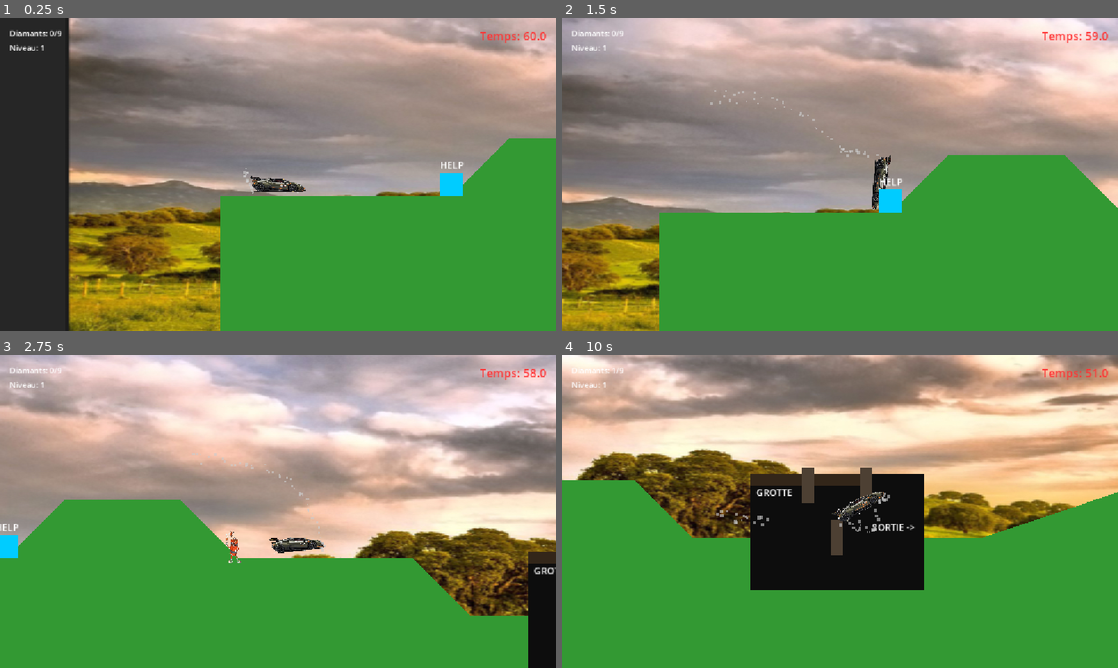
Above: before the commit, frames 1-4 (two rows, left to right).
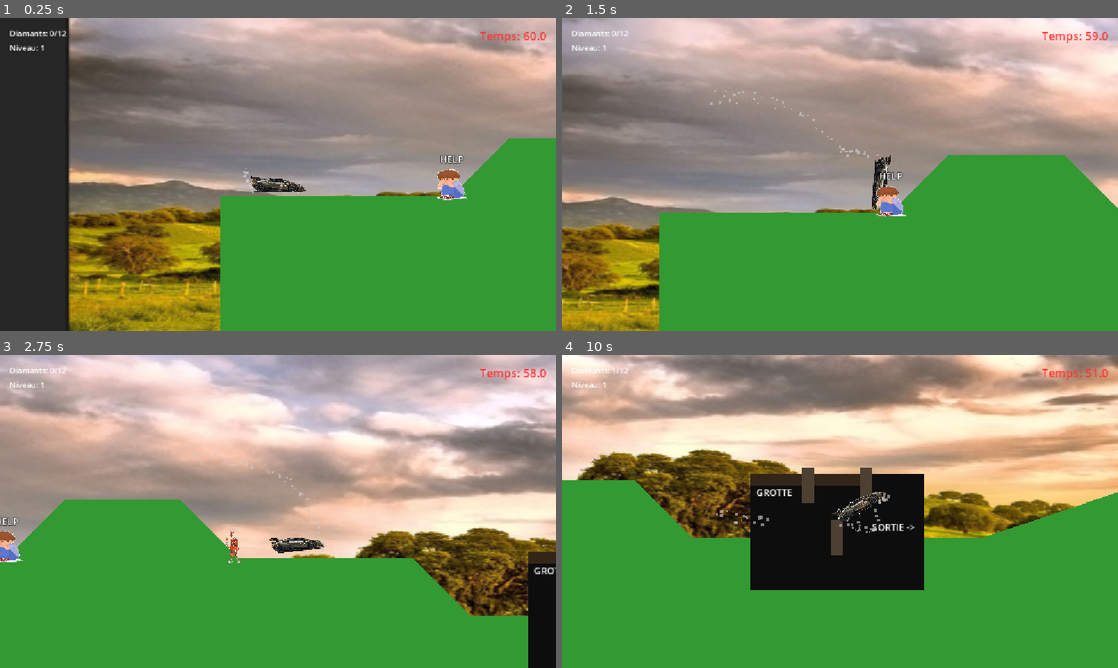
Above: after the commit, the same moments.

Repository: bergalli/louis
Game: Godot game, scene res://scenes/levels/Level4.tscn
The game is run twice, just before and just after one commit, with the same random seed, the same clock (stepped at 60 frames per second) and the same inputs. This scene is started directly instead of the project's main scene.
Inputs:
- Up to frame 1 (0.25 s): no input
- Up to frame 2 (1.5 s): tap Enter (ui_accept) at 0.5, 0.77 s; hold Right (ui_right) from 0.53 s (still down)
- Up to frame 3 (2.75 s): tap Enter (ui_accept) at 1.52 s; release Right (ui_right) at 2.03 s; hold Left (ui_left) from 2.03 s (still down)
- Up to frame 4 (10 s): release Left (ui_left) at 2.78 s; hold Right (ui_right) 2.78-4.28 s; tap Enter (ui_accept) at 3.02, 3.77, 4.52, 6.02, 6.77, 7.52, 9.02, 9.77 s; hold Left (ui_left) 4.28-5.03 s; hold Right (ui_right) 5.03-5.78 s; hold Left (ui_left) 5.78-7.28 s; hold Right (ui_right) 7.28-9.53 s; hold Left (ui_left) from 9.53 s (still down)

The runs differ from the first frame. In frame 1, 0.6% of the frame differs, in the area x 10-84%, y 3-59%; in frame 2, 0.5%; in frame 3, 0.4%; in frame 4, less than 0.1%.

Commit message:
nouveaux niveaux et textures

Diff:
--- /dev/null
+++ b/scenes/ThiefScene.tscn
@@ -0,0 +1,71 @@
+[gd_scene load_steps=5 format=3]
+
+[ext_resource type="Script" path="res://scripts/ThiefScene.gd" id="1_thief"]
+[ext_resource type="Texture2D" path="res://assets/textures/player/Lamborghini-Huracan-Trofeo-EVO2-4.png" id="2_lambo"]
+[ext_resource type="Texture2D" path="res://assets/textures/collectibles/diamants.png" id="3"]
+[ext_resource type="Texture2D" path="res://assets/textures/enemies/martiens.png" id="4"]
+
+[node name="ThiefScene" type="Node2D"]
+script = ExtResource("1_thief")
+
+[node name="Background" type="ColorRect" parent="."]
+offset_right = 1152.0
+offset_bottom = 648.0
+color = Color(0.1, 0.15, 0.1, 1)
+
+[node name="Lamborghini" type="Sprite2D" parent="."]
+position = Vector2(200, 450)
+scale = Vector2(0.1, 0.1)
+texture = ExtResource("2_lambo")
+
+[node name="OtherThief" type="Sprite2D" parent="."]
+position = Vector2(900, 450)
+scale = Vector2(0.8, 0.8)
+texture = ExtResource("4")
+
+[node name="Diamonds" type="Node2D" parent="."]
+
+[node name="D1" type="Sprite2D" parent="Diamonds"]
+scale = Vector2(0.3, 0.3)
+texture = ExtResource("3")
+
+[node name="D2" type="Sprite2D" parent="Diamonds"]
+scale = Vector2(0.3, 0.3)
+texture = ExtResource("3")
+
+[node name="D3" type="Sprite2D" parent="Diamonds"]
+scale = Vector2(0.3, 0.3)
+texture = ExtResource("3")
+
+[node name="D4" type="Sprite2D" parent="Diamonds"]
+scale = Vector2(0.3, 0.3)
+texture = ExtResource("3")
+
+[node name="D5" type="Sprite2D" parent="Diamonds"]
+scale = Vector2(0.3, 0.3)
+texture = ExtResource("3")
+
+[node name="D6" type="Sprite2D" parent="Diamonds"]
+scale = Vector2(0.3, 0.3)
+texture = ExtResource("3")
+
+[node name="D7" type="Sprite2D" parent="Diamonds"]
+scale = Vector2(0.3, 0.3)
+texture = ExtResource("3")
+
+[node name="D8" type="Sprite2D" parent="Diamonds"]
+scale = Vector2(0.3, 0.3)
+texture = ExtResource("3")
+
+[node name="D9" type="Sprite2D" parent="Diamonds"]
+scale = Vector2(0.3, 0.3)
+texture = ExtResource("3")
+
+[node name="Label" type="Label" parent="."]
+offset_left = 100.0
+offset_top = 100.0
+offset_right = 1052.0
+offset_bottom = 200.0
+theme_override_font_sizes/font_size = 32
+text = "Mais attendez..."
+horizontal_alignment = 1
--- /dev/null
+++ b/scenes/levels/Level10.tscn
@@ -0,0 +1,68 @@
+[gd_scene load_steps=11 format=3]
+
+[ext_resource type="PackedScene" path="res://scenes/Player.tscn" id="1_player"]
+[ext_resource type="PackedScene" path="res://scenes/HUD.tscn" id="2_hud"]
+[ext_resource type="PackedScene" path="res://scenes/props/Diamond.tscn" id="3_diamond"]
+[ext_resource type="Script" path="res://scripts/LevelFinish.gd" id="4_finish"]
+[ext_resource type="PackedScene" path="res://scenes/props/Grotte.tscn" id="5_grotte"]
+[ext_resource type="PackedScene" path="res://scenes/props/Stalactite.tscn" id="6_stalactite"]
+[ext_resource type="PackedScene" path="res://scenes/props/Stalagmiite.tscn" id="7_stalagmiite"]
+[ext_resource type="Texture2D" path="res://assets/textures/worlds/world4/saturn_background.jpg" id="8_background"]
+[ext_resource type="PackedScene" path="res://scenes/props/Martian.tscn" id="9_martian"]
+[ext_resource type="PackedScene" path="res://scenes/props/Tremplin.tscn" id="10_tremplin"]
+[ext_resource type="PackedScene" path="res://scenes/props/Saboteur.tscn" id="11_saboteur"]
+
+[sub_resource type="RectangleShape2D" id="RectangleShape2D_finish"]
+size = Vector2(100, 100)
+
+[node name="Level10" type="Node2D"]
+
+[node name="Background" type="Sprite2D" parent="."]
+position = Vector2(1250, 550)
+scale = Vector2(2.2, 1.3)
+texture = ExtResource("8_background")
+
+[node name="Terrain" type="StaticBody2D" parent="."]
+
+[node name="Floor" type="CollisionPolygon2D" parent="Terrain"]
+polygon = PackedVector2Array(0, 500, 200, 500, 300, 400, 500, 400, 600, 500, 800, 500, 900, 400, 1100, 400, 1200, 500, 1400, 500, 1500, 400, 1700, 400, 1800, 500, 2000, 500, 2100, 400, 2300, 400, 2400, 500, 2500, 500, 2500, 1100, 0, 1100)
+
+[node name="Polygon2D" type="Polygon2D" parent="Terrain"]
+color = Color(1, 0.8, 0.4, 1)
+polygon = PackedVector2Array(0, 500, 200, 500, 300, 400, 500, 400, 600, 500, 800, 500, 900, 400, 1100, 400, 1200, 500, 1400, 500, 1500, 400, 1700, 400, 1800, 500, 2000, 500, 2100, 400, 2300, 400, 2400, 500, 2500, 500, 2500, 1100, 0, 1100)
+
+[node name="Player" parent="." instance=ExtResource("1_player")]
+position = Vector2(100, 450)
+
+[node name="HUD" parent="." instance=ExtResource("2_hud")]
+
+[node name="Diamond" parent="." instance=ExtResource("3_diamond")]
+position = Vector2(2200, 350)
+
+[node name="Martian" parent="." instance=ExtResource("9_martian")]
+position = Vector2(500, 380)
+
+[node name="Martian3" parent="." instance=ExtResource("9_martian")]
+position = Vector2(1700, 380)
+
+[node name="Saboteur" parent="." instance=ExtResource("11_saboteur")]
+position = Vector2(800, 480)
+
+[node name="Saboteur2" parent="." instance=ExtResource("11_saboteur")]
+position = Vector2(1400, 480)
+
+[node name="Tremplin" parent="." instance=ExtResource("10_tremplin")]
+position = Vector2(650, 490)
+
+[node name="Tremplin2" parent="." instance=ExtResource("10_tremplin")]
+position = Vector2(1250, 490)
+
+[node name="FinishArea" type="Area2D" parent="."]
+position = Vector2(2300, 450)
+script = ExtResource("4_finish")
+
+[node name="CollisionShape2D" type="CollisionShape2D" parent="FinishArea"]
+position = Vector2(0, -100)
+shape = SubResource("RectangleShape2D_finish")
+
+[connection signal="body_entered" from="FinishArea" to="FinishArea" method="_on_body_entered"]
--- /dev/null
+++ b/scenes/levels/Level11.tscn
@@ -0,0 +1,84 @@
+[gd_scene load_steps=11 format=3]
+
+[ext_resource type="PackedScene" path="res://scenes/Player.tscn" id="1_player"]
+[ext_resource type="PackedScene" path="res://scenes/HUD.tscn" id="2_hud"]
+[ext_resource type="PackedScene" path="res://scenes/props/Diamond.tscn" id="3_diamond"]
+[ext_resource type="Script" path="res://scripts/LevelFinish.gd" id="4_finish"]
+[ext_resource type="PackedScene" path="res://scenes/props/Grotte.tscn" id="5_grotte"]
+[ext_resource type="PackedScene" path="res://scenes/props/Stalactite.tscn" id="6_stalactite"]
+[ext_resource type="PackedScene" path="res://scenes/props/Stalagmiite.tscn" id="7_stalagmiite"]
+[ext_resource type="Texture2D" path="res://assets/textures/worlds/world5/jupiter_background.jpg" id="8_background"]
+[ext_resource type="PackedScene" path="res://scenes/props/Martian.tscn" id="9_martian"]
+[ext_resource type="PackedScene" path="res://scenes/props/Tremplin.tscn" id="10_tremplin"]
+[ext_resource type="PackedScene" path="res://scenes/props/Saboteur.tscn" id="11_saboteur"]
+[ext_resource type="PackedScene" path="res://scenes/props/Tornado.tscn" id="12_tornado"]
+
+[sub_resource type="RectangleShape2D" id="RectangleShape2D_finish"]
+size = Vector2(100, 100)
+
+[node name="Level11" type="Node2D"]
+
+[node name="Background" type="Sprite2D" parent="."]
+position = Vector2(1250, 550)
+scale = Vector2(2.2, 1.3)
+texture = ExtResource("8_background")
+
+[node name="Terrain" type="StaticBody2D" parent="."]
+
+[node name="Floor" type="CollisionPolygon2D" parent="Terrain"]
+polygon = PackedVector2Array(0, 500, 150, 500, 250, 400, 450, 400, 550, 500, 750, 500, 850, 400, 1050, 400, 1150, 500, 1350, 500, 1450, 400, 1650, 400, 1750, 500, 1950, 500, 2050, 400, 2250, 400, 2350, 500, 2500, 500, 2500, 1100, 0, 1100)
+
+[node name="Polygon2D" type="Polygon2D" parent="Terrain"]
+color = Color(0.9, 0.5, 0.2, 1)
+polygon = PackedVector2Array(0, 500, 150, 500, 250, 400, 450, 400, 550, 500, 750, 500, 850, 400, 1050, 400, 1150, 500, 1350, 500, 1450, 400, 1650, 400, 1750, 500, 1950, 500, 2050, 400, 2250, 400, 2350, 500, 2500, 500, 2500, 1100, 0, 1100)
+
+[node name="Player" parent="." instance=ExtResource("1_player")]
+position = Vector2(100, 450)
+
+[node name="HUD" parent="." instance=ExtResource("2_hud")]
+
+[node name="Diamond" parent="." instance=ExtResource("3_diamond")]
+position = Vector2(2100, 350)
+
+[node name="Martian" parent="." instance=ExtResource("9_martian")]
+position = Vector2(400, 380)
+
+[node name="Martian2" parent="." instance=ExtResource("9_martian")]
+position = Vector2(900, 380)
+
+[node name="Martian3" parent="." instance=ExtResource("9_martian")]
+position = Vector2(1400, 380)
+
+[node name="Martian4" parent="." instance=ExtResource("9_martian")]
+position = Vector2(1900, 380)
+
+[node name="Saboteur" parent="." instance=ExtResource("11_saboteur")]
+position = Vector2(700, 480)
+
+[node name="Saboteur2" parent="." instance=ExtResource("11_saboteur")]
+position = Vector2(1200, 480)
+
+[node name="Saboteur3" parent="." instance=ExtResource("11_saboteur")]
+position = Vector2(1700, 480)
+
+[node name="Tremplin" parent="." instance=ExtResource("10_tremplin")]
+position = Vector2(600, 490)
+
+[node name="Tremplin2" parent="." instance=ExtResource("10_tremplin")]
+position = Vector2(1100, 490)
+
+[node name="Tremplin3" parent="." instance=ExtResource("10_tremplin")]
+position = Vector2(1600, 490)
+
+[node name="Tornado" parent="." instance=ExtResource("12_tornado")]
+position = Vector2(1000, 550)
+
+[node name="FinishArea" type="Area2D" parent="."]
+position = Vector2(2300, 450)
+script = ExtResource("4_finish")
+
+[node name="CollisionShape2D" type="CollisionShape2D" parent="FinishArea"]
+position = Vector2(0, -100)
+shape = SubResource("RectangleShape2D_finish")
+
+[connection signal="body_entered" from="FinishArea" to="FinishArea" method="_on_body_entered"]
--- /dev/null
+++ b/scenes/levels/Level12.tscn
@@ -0,0 +1,112 @@
+[gd_scene load_steps=12 format=3]
+
+[ext_resource type="PackedScene" path="res://scenes/Player.tscn" id="1_player"]
+[ext_resource type="PackedScene" path="res://scenes/HUD.tscn" id="2_hud"]
+[ext_resource type="PackedScene" path="res://scenes/props/Diamond.tscn" id="3_diamond"]
+[ext_resource type="Script" path="res://scripts/LevelFinish.gd" id="4_finish"]
+[ext_resource type="PackedScene" path="res://scenes/props/Grotte.tscn" id="5_grotte"]
+[ext_resource type="PackedScene" path="res://scenes/props/Stalactite.tscn" id="6_stalactite"]
+[ext_resource type="PackedScene" path="res://scenes/props/Stalagmiite.tscn" id="7_stalagmiite"]
+[ext_resource type="Texture2D" path="res://assets/textures/worlds/world6/neptune_background.jpg" id="8_background"]
+[ext_resource type="PackedScene" path="res://scenes/props/Martian.tscn" id="9_martian"]
+[ext_resource type="PackedScene" path="res://scenes/props/Tremplin.tscn" id="10_tremplin"]
+[ext_resource type="PackedScene" path="res://scenes/props/Saboteur.tscn" id="11_saboteur"]
+[ext_resource type="PackedScene" path="res://scenes/props/Tornado.tscn" id="12_tornado"]
+[ext_resource type="PackedScene" path="res://scenes/props/Laser.tscn" id="13_laser"]
+
+[sub_resource type="RectangleShape2D" id="RectangleShape2D_finish"]
+size = Vector2(100, 100)
+
+[node name="Level12" type="Node2D"]
+
+[node name="Background" type="Sprite2D" parent="."]
+position = Vector2(1250, 550)
+scale = Vector2(2.2, 1.3)
+texture = ExtResource("8_background")
+
+[node name="Terrain" type="StaticBody2D" parent="."]
+
+[node name="Floor" type="CollisionPolygon2D" parent="Terrain"]
+polygon = PackedVector2Array(0, 500, 100, 500, 200, 400, 400, 400, 500, 500, 700, 500, 800, 400, 1000, 400, 1100, 500, 1300, 500, 1400, 400, 1600, 400, 1700, 500, 1900, 500, 2000, 400, 2200, 400, 2300, 500, 2500, 500, 2500, 1100, 0, 1100)
+
+[node name="Polygon2D" type="Polygon2D" parent="Terrain"]
+color = Color(0.2, 0.4, 0.7, 1)
+polygon = PackedVector2Array(0, 500, 100, 500, 200, 400, 400, 400, 500, 500, 700, 500, 800, 400, 1000, 400, 1100, 500, 1300, 500, 1400, 400, 1600, 400, 1700, 500, 1900, 500, 2000, 400, 2200, 400, 2300, 500, 2500, 500, 2500, 1100, 0, 1100)
+
+[node name="Grotte" parent="." instance=ExtResource("5_grotte")]
+position = Vector2(1500, 590)
+
+[node name="Stalactite" parent="Grotte" instance=ExtResource("6_stalactite")]
+position = Vector2(-50, -80)
+
+[node name="Stalactite2" parent="Grotte" instance=ExtResource("6_stalactite")]
+position = Vector2(50, -80)
+
+[node name="Stalagmiite" parent="Grotte" instance=ExtResource("7_stalagmiite")]
+position = Vector2(0, 10)
+
+[node name="Player" parent="." instance=ExtResource("1_player")]
+position = Vector2(100, 450)
+
+[node name="HUD" parent="." instance=ExtResource("2_hud")]
+
+[node name="Diamond" parent="." instance=ExtResource("3_diamond")]
+position = Vector2(2000, 350)
+
+[node name="Martian" parent="." instance=ExtResource("9_martian")]
+position = Vector2(350, 380)
+
+[node name="Martian2" parent="." instance=ExtResource("9_martian")]
+position = Vector2(750, 380)
+
+[node name="Martian3" parent="." instance=ExtResource("9_martian")]
+position = Vector2(1150, 380)
+
+[node name="Martian4" parent="." instance=ExtResource("9_martian")]
+position = Vector2(1550, 380)
+
+[node name="Martian5" parent="." instance=ExtResource("9_martian")]
+position = Vector2(1950, 380)
+
+[node name="Saboteur" parent="." instance=ExtResource("11_saboteur")]
+position = Vector2(600, 480)
+
+[node name="Saboteur2" parent="." instance=ExtResource("11_saboteur")]
+position = Vector2(1000, 480)
+
+[node name="Saboteur3" parent="." instance=ExtResource("11_saboteur")]
+position = Vector2(1400, 480)
+
+[node name="Saboteur4" parent="." instance=ExtResource("11_saboteur")]
+position = Vector2(1800, 480)
+
+[node name="Tremplin" parent="." instance=ExtResource("10_tremplin")]
+position = Vector2(550, 490)
+
+[node name="Tremplin2" parent="." instance=ExtResource("10_tremplin")]
+position = Vector2(950, 490)
+
+[node name="Tremplin3" parent="." instance=ExtResource("10_tremplin")]
+position = Vector2(1350, 490)
+
+[node name="Tremplin4" parent="." instance=ExtResource("10_tremplin")]
+position = Vector2(1750, 490)
+
+[node name="Tornado" parent="." instance=ExtResource("12_tornado")]
+position = Vector2(850, 550)
+
+[node name="Tornado2" parent="." instance=ExtResource("12_tornado")]
+position = Vector2(1650, 550)
+
+[node name="Laser" parent="." instance=ExtResource("13_laser")]
+position = Vector2(1200, 200)
+
+[node name="FinishArea" type="Area2D" parent="."]
+position = Vector2(2300, 450)
+script = ExtResource("4_finish")
+
+[node name="CollisionShape2D" type="CollisionShape2D" parent="FinishArea"]
+position = Vector2(0, -100)
+shape = SubResource("RectangleShape2D_finish")
+
+[connection signal="body_entered" from="FinishArea" to="FinishArea" method="_on_body_entered"]
--- a/scenes/props/Helper.tscn
+++ b/scenes/props/Helper.tscn
@@ -1,4 +1,6 @@
-[gd_scene load_steps=4 format=3]
+[gd_scene load_steps=5 format=3]
+
+[ext_resource type="Texture2D" path="res://assets/textures/props/enfant.png" id="1_texture"]
 
 [sub_resource type="GDScript" id="GDScript_helper"]
 script/source = "extends Area2D
@@ -24,18 +26,17 @@
 [node name="CollisionShape2D" type="CollisionShape2D" parent="."]
 shape = SubResource("RectangleShape2D_helper")
 
-[node name="ColorRect" type="ColorRect" parent="."]
-offset_left = -20.0
-offset_top = -20.0
-offset_right = 20.0
-offset_bottom = 20.0
-color = Color(0, 0.8, 1, 1)
+[node name="Sprite2D" type="Sprite2D" parent="."]
+scale = Vector2(0.07, 0.05)
+texture = ExtResource("1_texture")
 
 [node name="Label" type="Label" parent="."]
 offset_left = -25.0
-offset_top = -45.0
+offset_top = -55.0
 offset_right = 25.0
-offset_bottom = -22.0
+offset_bottom = -32.0
+theme_override_colors/font_outline_color = Color(0, 0, 0, 1)
+theme_override_constants/outline_size = 4
 text = "HELP"
 horizontal_alignment = 1
 
--- a/scenes/props/Tornado.tscn
+++ b/scenes/props/Tornado.tscn
@@ -1,7 +1,7 @@
-[gd_scene load_steps=4 format=3 ]
+[gd_scene load_steps=4 format=3]
 
 [ext_resource type="Script" path="res://scripts/Tornado.gd" id="1_script"]
-[ext_resource type="Texture2D"  path="res://icon.svg" id="2_sprite"]
+[ext_resource type="Texture2D" path="res://assets/textures/props/tornade.png" id="2_sprite"]
 
 [sub_resource type="RectangleShape2D" id="RectangleShape2D_tornado"]
 size = Vector2(120, 250)
@@ -10,9 +10,8 @@
 script = ExtResource("1_script")
 
 [node name="Sprite2D" type="Sprite2D" parent="."]
-modulate = Color(0.8, 0.7, 0.5, 0.6)
-position = Vector2(0, -100)
-scale = Vector2(0.6, 1.5)
+position = Vector2(0, -75)
+scale = Vector2(0.26, 0.45)
 texture = ExtResource("2_sprite")
 
 [node name="CollisionShape2D" type="CollisionShape2D" parent="."]
--- a/scripts/GameManager.gd
+++ b/scripts/GameManager.gd
@@ -3,7 +3,7 @@
 var total_diamonds = 0
 var level_start_diamonds = 0
 var current_level = 1
-var max_levels = 9
+var max_levels = 12
 
 signal diamond_collected(count)
 signal level_changed(level)
--- a/scripts/HUD.gd
+++ b/scripts/HUD.gd
@@ -69,5 +69,5 @@
 	update_ui()
 
 func update_ui():
-	diamond_label.text = "Diamants: " + str(GameManager.total_diamonds) + "/9"
+	diamond_label.text = "Diamants: " + str(GameManager.total_diamonds) + "/12"
 	level_label.text = "Niveau: " + str(GameManager.current_level)
--- a/scripts/Outro.gd
+++ b/scripts/Outro.gd
@@ -59,4 +59,4 @@
 	tween.tween_interval(1.0)
 	tween.tween_callback(func(): label.text = "Les diamants sont de retour. Tu as gagné !")
 	tween.tween_interval(2.0)
-	tween.tween_callback(func(): get_tree().change_scene_to_file("res://scenes/VictoryScreen.tscn"))
+	tween.tween_callback(func(): get_tree().change_scene_to_file("res://scenes/ThiefScene.tscn"))
--- a/scripts/Player.gd
+++ b/scripts/Player.gd
@@ -27,8 +27,8 @@
 
 func update_stats():
 	var effective_diamonds = GameManager.total_diamonds
-	# Au niveau 9, on ignore le bonus des diamants pour que ça aille "vite comme sans diamants"
-	if GameManager.current_level >= GameManager.max_levels:
+	# Au niveau 9 et au-delà, on ignore le bonus des diamants pour que ça aille "vite comme sans diamants"
+	if GameManager.current_level >= 9:
 		effective_diamonds = 0
 
 	speed = base_speed + (effective_diamonds * speed_per_diamond)
--- /dev/null
+++ b/scripts/ThiefScene.gd
@@ -0,0 +1,75 @@
+extends Node2D
+
+@onready var other_thief = $OtherThief
+@onready var car = $Lamborghini
+@onready var diamonds_container = $Diamonds
+@onready var label = $Label
+
+func _ready():
+	animate_thief_scene()
+
+func animate_thief_scene():
+	var diamonds = diamonds_container.get_children()
+	var tween = create_tween()
+
+	# 1. Le joueur a les diamants, il est content
+	label.text = "Tu as récupéré les diamants !"
+	car.position = Vector2(200, 450)
+	other_thief.position = Vector2(1200, 450)  # Hors écran à droite
+	other_thief.modulate.a = 0.0
+
+	# Les diamants sont autour de la voiture
+	for i in range(diamonds.size()):
+		var diamond = diamonds[i]
+		var angle = (PI * 2 / 9.0) * i
+		var target_pos = car.position + Vector2(cos(angle), sin(angle)) * 100
+		diamond.position = target_pos
+		diamond.scale = Vector2(0.4, 0.4)
+
+	tween.tween_interval(2.0)
+
+	# 2. Un autre voleur arrive
+	tween.tween_callback(func(): label.text = "Mais... qui est-ce ?")
+	tween.tween_property(other_thief, "modulate:a", 1.0, 0.5)
+	tween.tween_property(other_thief, "position", Vector2(900, 450), 1.0).set_trans(Tween.TRANS_QUINT).set_ease(Tween.EASE_OUT)
+	tween.tween_interval(1.0)
+
+	# 3. Le voleur parle
+	tween.tween_callback(func(): label.text = "Autre Voleur : Haha ! Merci pour le travail !")
+	tween.tween_interval(2.0)
+
+	# 4. Les diamants volent vers le nouveau voleur
+	tween.tween_callback(func(): label.text = "Les diamants sont volés à nouveau !")
+
+	for i in range(diamonds.size()):
+		var diamond = diamonds[i]
+		var angle = (PI * 2 / 9.0) * i
+		var target_pos = other_thief.position + Vector2(cos(angle), sin(angle)) * 80
+		tween.parallel().tween_property(diamond, "position", target_pos, 0.8).set_trans(Tween.TRANS_QUINT).set_ease(Tween.EASE_OUT)
+
+	tween.tween_interval(1.0)
+
+	# 5. Les diamants tournent autour du nouveau voleur
+	for j in range(2):
+		for i in range(diamonds.size()):
+			var diamond = diamonds[i]
+			var angle = (PI * 2 / 9.0) * i + (PI * 2)
+			var target_pos = other_thief.position + Vector2(cos(angle), sin(angle)) * 80
+			tween.parallel().tween_property(diamond, "position", target_pos, 0.5).set_trans(Tween.TRANS_LINEAR)
+
+	# 6. Le voleur s'enfuit avec les diamants
+	tween.tween_callback(func(): label.text = "Il s'enfuit avec les diamants !")
+	tween.tween_interval(1.0)
+
+	for d in diamonds:
+		tween.parallel().tween_property(d, "position", other_thief.position, 0.3)
+		tween.parallel().tween_property(d, "scale", Vector2.ZERO, 0.3)
+
+	tween.parallel().tween_property(other_thief, "position", Vector2(1200, 450), 1.0).set_trans(Tween.TRANS_QUINT).set_ease(Tween.EASE_IN)
+	tween.parallel().tween_property(other_thief, "modulate:a", 0.0, 1.0)
+
+	# 7. Fin de l'histoire
+	tween.tween_interval(1.0)
+	tween.tween_callback(func(): label.text = "À suivre...")
+	tween.tween_interval(2.0)
+	tween.tween_callback(func(): get_tree().change_scene_to_file("res://scenes/VictoryScreen.tscn"))
Binary file added: assets/textures/props/enfant.png
Binary file added: assets/textures/props/tornade.png
Binary file added: assets/textures/worlds/world4/saturn_background.jpg
Binary file added: assets/textures/worlds/world5/jupiter_background.jpg
Binary file added: assets/textures/worlds/world6/neptune_background.jpg
Not shown, added: scripts/ThiefScene.gd.uid
